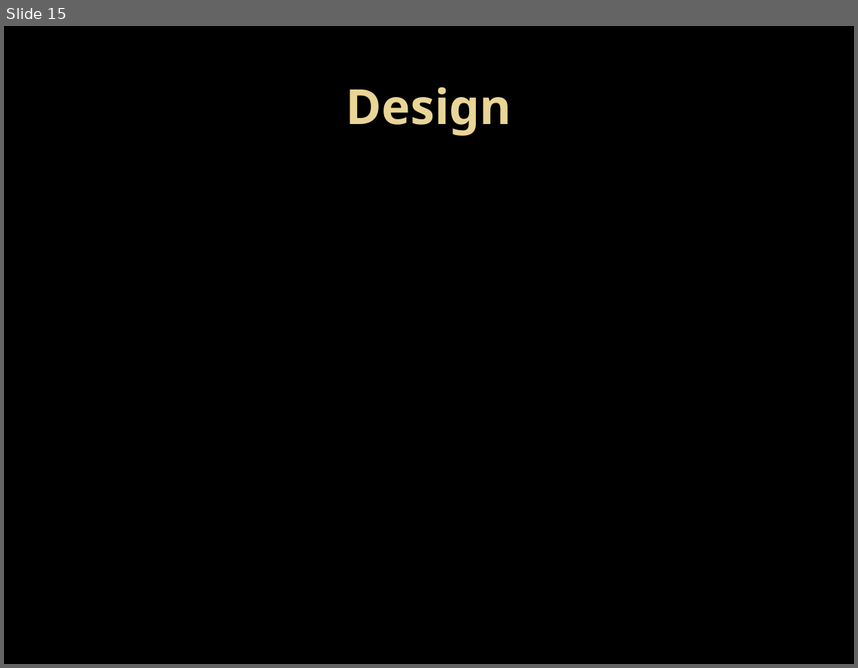
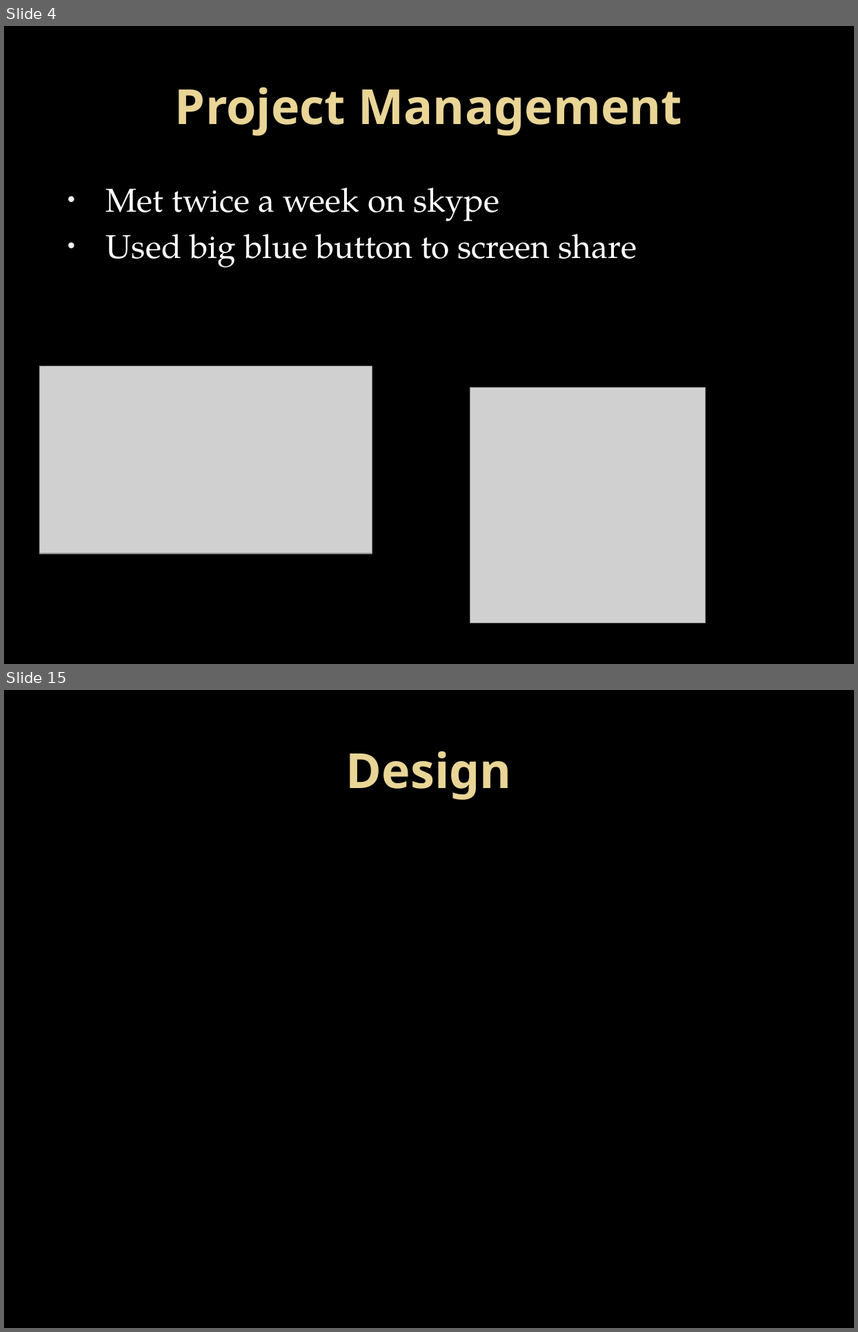
Before and after one commit to GroupIntensioMemoryGame/ProjectFiles, a slide deck: Delivery Briefing/Delivery Briefing.pptx. Shown one above the other, each under a label of ours: slide 15 before the commit, slides 4 and 15 after it; the slides between them are not shown. The pictures are 858x668 and 858x1332 pixels, drawn with LibreOffice and Linux fonts; fonts in the diff are those of the drawing; grey boxes stand for pictures; background and template pictures are left out. Boxes give left, top, right and bottom in pixels: in the first picture for what was removed or moved away, otherwise in the second. Text is boxed around its words. In the diff, an @@ line names an element or a change of style, - is before the commit and + after.

```diff
--- a/Delivery Briefing/Delivery Briefing.pptx
+++ b/Delivery Briefing/Delivery Briefing.pptx
@@ slide 4 added at (4,26,854,664), background picture (left out) @@
@@ title added at (175,87,682,136), 41 pt, text gradient #EAD696 to #E7D081, bold @@
+Project Management
@@ text added at (106,187,637,267), 28 pt, text #FFFFFF @@
+• Met twice a week on skype
+• Used big blue button to screen share
@@ picture added at (40,366,373,553) @@
@@ picture added at (470,388,705,623) @@
```
Also in this commit, not shown: 11 slides changed, 4 other slides added, 4 slides removed.
